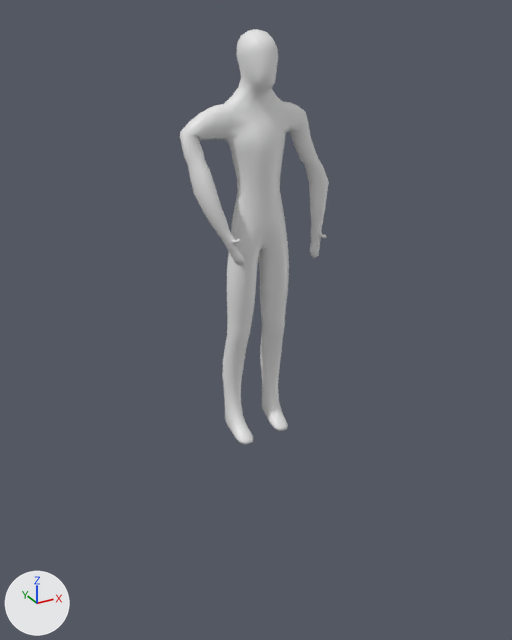
Two versions of the COLLADA model data/cr/models/undefined_man.dae, one commit apart.
One viewpoint serves both versions: a 50 mm lens placed at (-1.49, -2.72, 1.91), pointed at (0.02, 0.02, 0.54). The lights are fixed; the arrows at lower left show +X, +Y and +Z. Where no turn or scale is listed for an object, it has been applied to the vertices.

The older version as bpy lines, for what is in view:
```python
me_cube = bpy.data.meshes.new('Cube')
me_cube.from_pydata(...)  # 1641 vertices, 3278 faces; spans x -0.33..0.37, y -0.21..0.09, z -1.08..0.78
me_cube.materials.append(mat_material)  # its picture is missing
ob_cube = bpy.data.objects.new('Cube', me_cube)
ob_cube.location = (0.0, 0.0, 1.06)
```
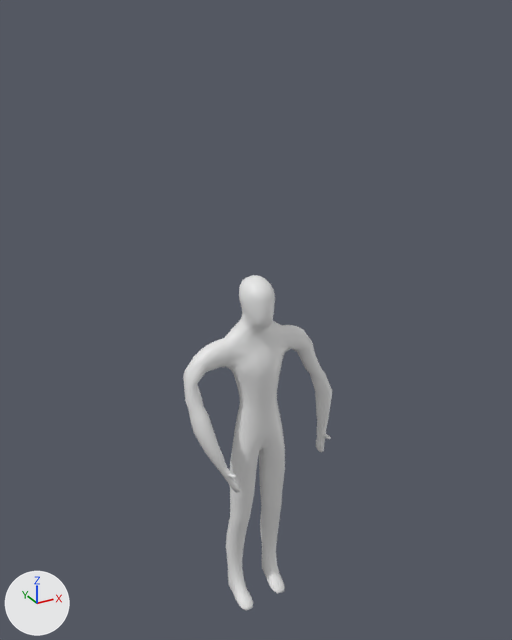
Edits to the bpy script that builds the scene:
```text
Change me_cube:
    used by ob_cube; location = (0.0, 0.0, 1.06)
    remove me_cube.from_pydata(...)  # 1641 vertices, 3278 faces; spans x -0.33..0.37, y -0.21..0.09, z -1.08..0.78
    add me_cube.from_pydata(...)  # 1641 vertices, 3278 faces; spans x -0.38..0.45, y -0.23..0.09, z -1.08..0.78
    me_cube part 1: 685 of 1641 vertices moved; they spanned x -0.33..0.37, y -0.21..0.09, z -0.23..0.52 and now span x -0.38..0.45, y -0.23..0.09, z -0.29..0.51; mean shift (0.01, -0.01, -0.06); largest move (-0.2, -0.16, -0.07) -> (-0.24, -0.17, -0.16)
Change ob_cube:
    ob_cube.location: (0.0, 0.0, 1.06) -> (0.0, 0.0, 0.0)
```

Where the change shows, as pixel boxes (x1, y1, x2, y2) in the pictures (512 x 640 px; the box of a moved part takes in the faces that stretch with it):
'Cube', reshaped, moved (19% shorter)
    before: (180, 29, 329, 444)
    after: (183, 275, 332, 611)
part 1 of me_cube, moved or reshaped
    before: (180, 87, 329, 266)
    after: (183, 319, 332, 493)
